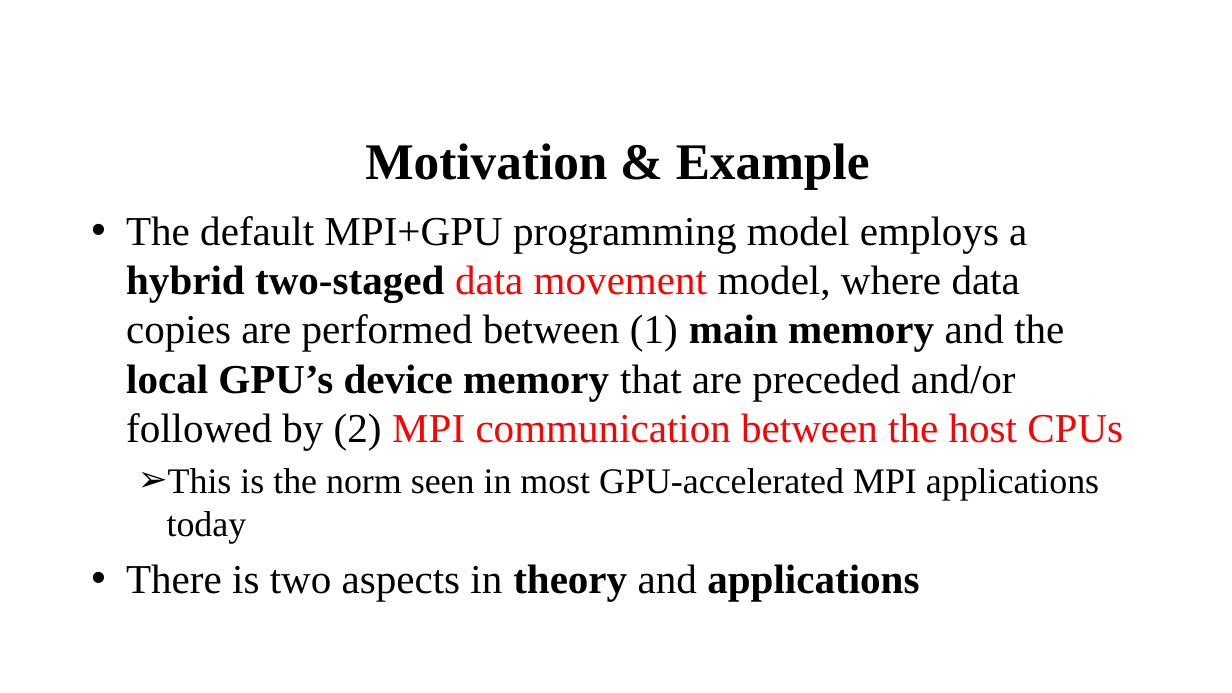
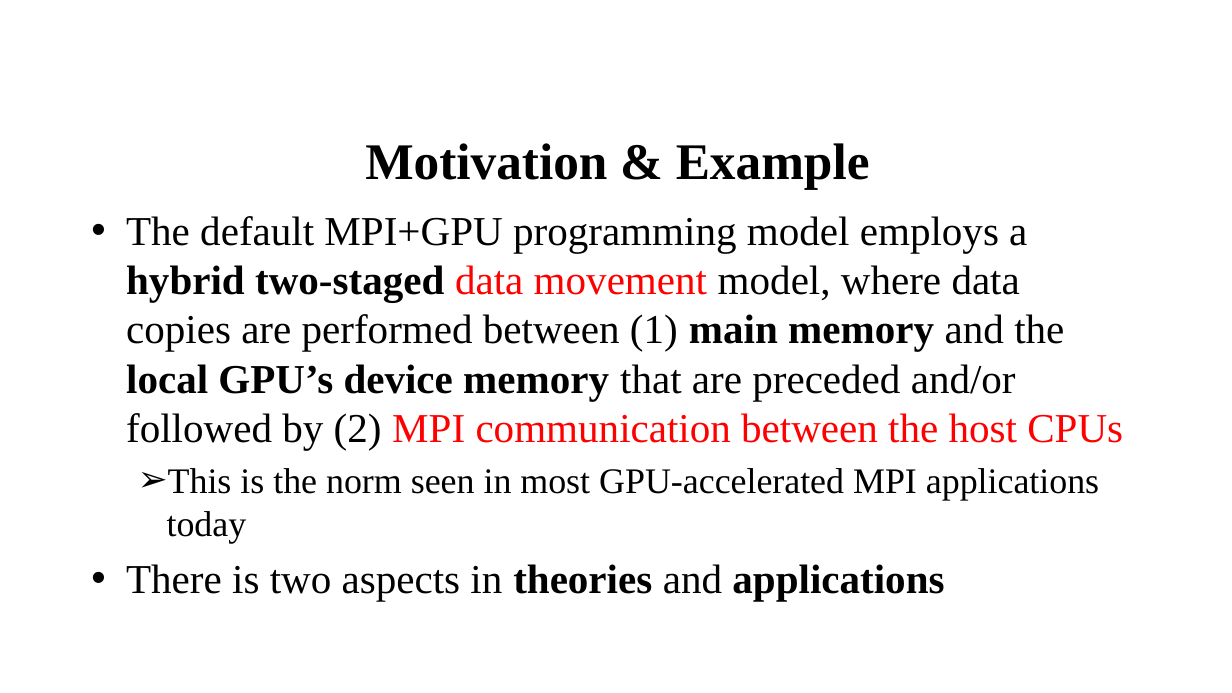
Before and after one commit to 19973466719/Technical-Documents, a slide deck: slide 8 of Technical-Documents/Parallel-Computing/parallel-computing-course/MPI-ACC Accelerator-Aware MPI for Scientific Applications.pptx. Drawn at 1232x693 pixels with LibreOffice and Linux fonts; fonts in the diff are those of the drawing; background and template pictures are left out. Boxes give left, top, right and bottom in pixels: in the first picture for what was removed or moved away, otherwise in the second. Text is boxed around its words. In the diff, an @@ line names an element or a change of style, - is before the commit and + after.

```diff
--- a/Technical-Documents/Parallel-Computing/parallel-computing-course/MPI-ACC Accelerator-Aware MPI for Scientific Applications.pptx
+++ b/Technical-Documents/Parallel-Computing/parallel-computing-course/MPI-ACC Accelerator-Aware MPI for Scientific Applications.pptx
@@ text at [126,564,944,601]: text changed @@
-• There is two aspects in theory and applications
+• There is two aspects in theories and applications
```
Also in this commit, not shown: 2 other slides changed, 1 other file.
